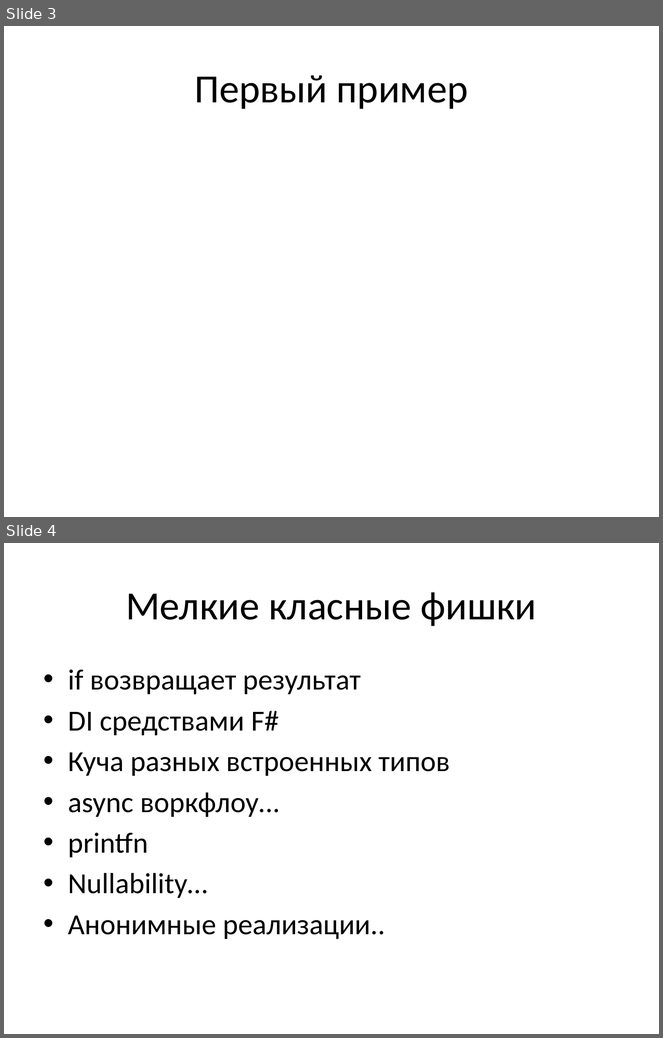
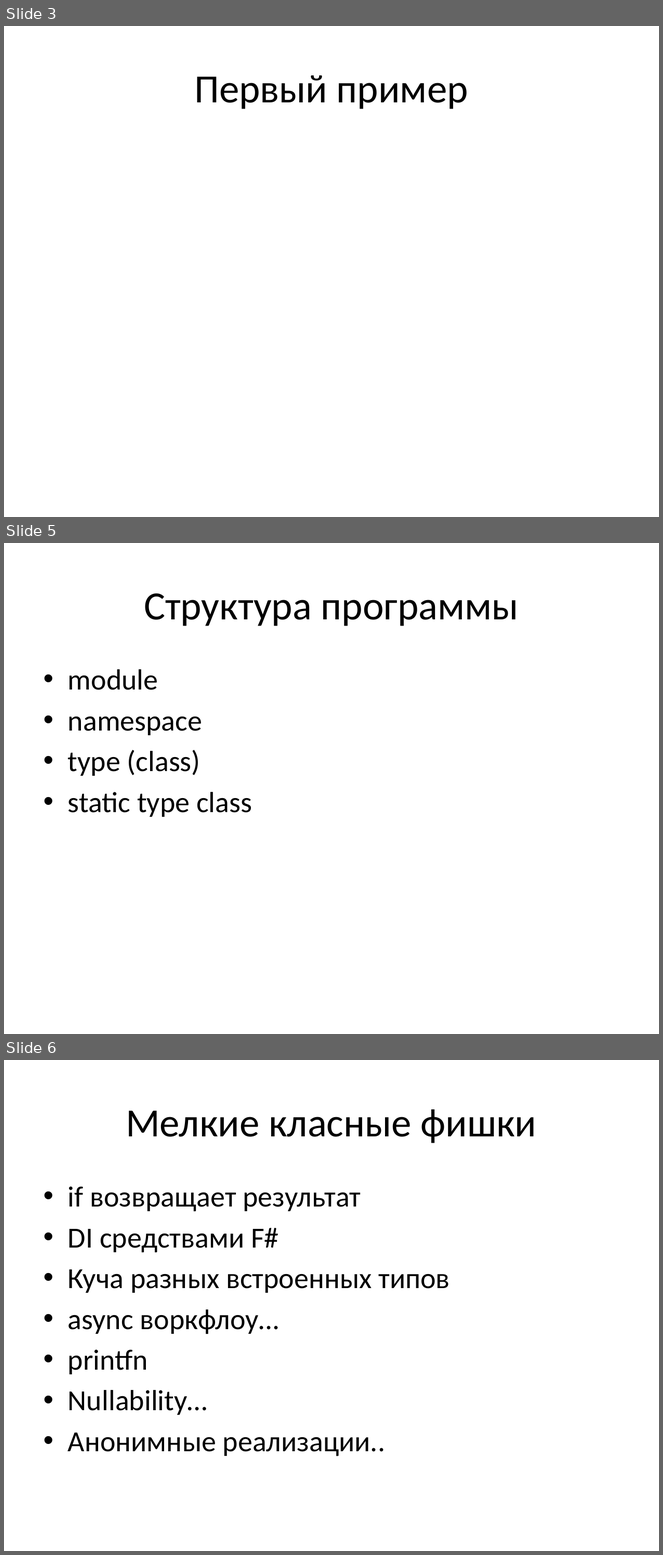
Before and after one commit to chaliy/my_talks, a slide deck: NormalFSharp/NormalFSharp.pptx. Shown one above the other, each under a label of ours: slides 3 and 4 before the commit, slides 3, 5 and 6 after it; the slides between them are not shown. The pictures are 663x1038 and 663x1555 pixels, drawn with LibreOffice and Linux fonts; fonts in the diff are those of the drawing. Boxes give left, top, right and bottom in pixels: in the first picture for what was removed or moved away, otherwise in the second. Text is boxed around its words. In the diff, an @@ line names an element or a change of style, - is before the commit and + after.

```diff
--- a/NormalFSharp/NormalFSharp.pptx
+++ b/NormalFSharp/NormalFSharp.pptx
@@ slide 5 added at box(4, 543, 659, 1034), background #FFFFFF @@
@@ title added at box(144, 593, 519, 626), 44 pt, text #000000 @@
+Структура программы
@@ text added at box(68, 669, 252, 817), 32 pt, text #000000 @@
+• module
+• namespace
+• type (class)
+• static type class
@@ what was slide 4 is now slide 6 @@
```
Also in this commit, not shown: 1 other slide added, 8 other files.
